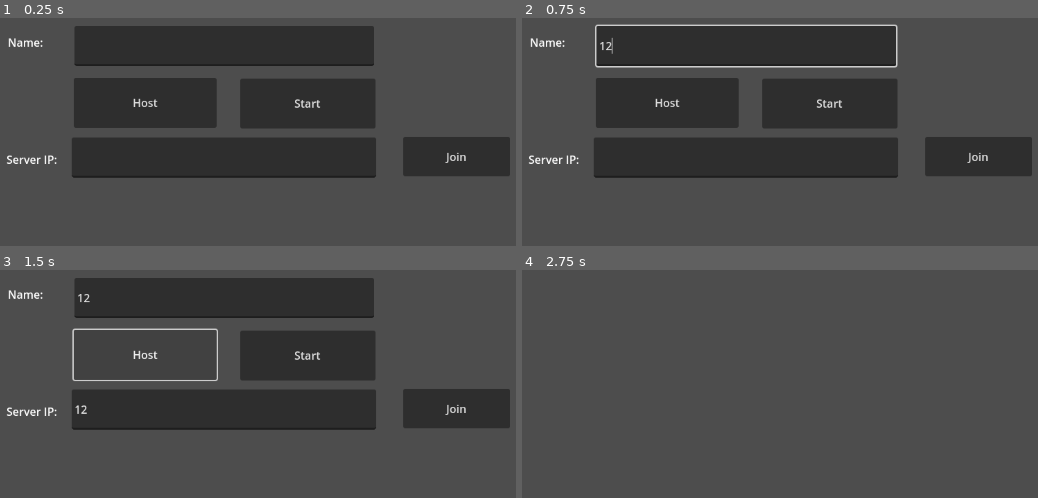
Above: before the commit, frames 1-4 (two rows, left to right).
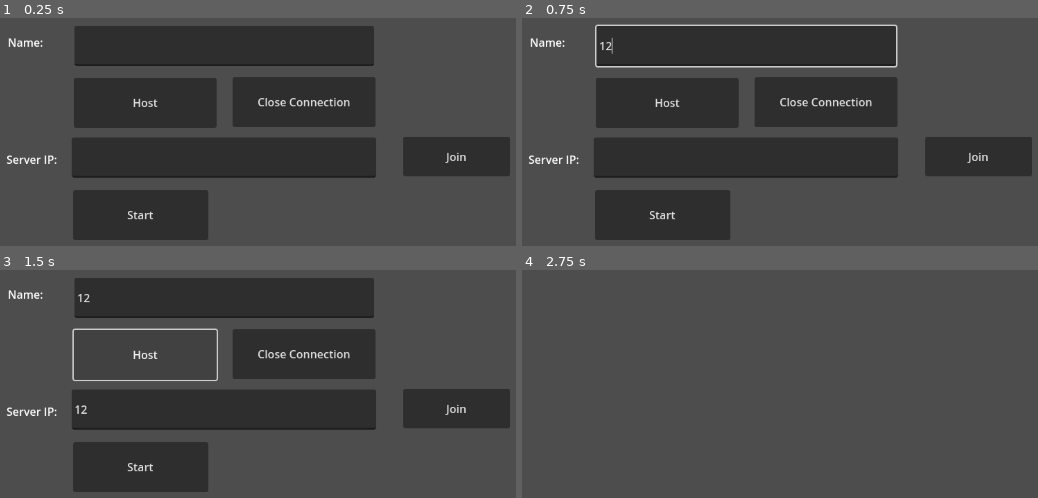
Above: after the commit, the same moments.

Repository: bsibb22/SwampHacks-X
Game: Godot game, scene res://MultiplayerControl.tscn
Same seed, same stepped clock (60 frames per second), same inputs: the game is played once before the commit and once after it. This scene is started directly instead of the project's main scene.
Inputs (mouse positions are in pixels of both pictures, inside the frame that each line leads up to):
- Up to frame 1 (0.25 s): no input
- Up to frame 2 (0.75 s): click (743, 45) at 0.52 s; type "12" at 0.6 s
- Up to frame 3 (1.5 s): click (221, 409) at 0.75 s; type "12" at 0.83 s; click "Host" at 1.25 s
- Up to frame 4 (2.75 s): click "Start" at 2 s

The runs differ from the first frame. In frame 1, 6.6% of the frame differs, in the area x 14-73%, y 25-98%; in frame 2, 6.6%; in frame 3, 6.6%; in frame 4, nothing differs.

Commit message:
Can close server
As the title says

Diff:
--- a/MultiplayerControl.tscn
+++ b/MultiplayerControl.tscn
@@ -29,10 +29,10 @@
 
 [node name="Start" type="Button" parent="."]
 layout_mode = 0
-offset_left = 616.0
-offset_top = 138.0
-offset_right = 811.0
-offset_bottom = 210.0
+offset_left = 375.0
+offset_top = 299.0
+offset_right = 570.0
+offset_bottom = 371.0
 text = "Start"
 
 [node name="LineEdit" type="LineEdit" parent="."]
@@ -64,11 +64,19 @@
 text = "Server IP:"
 
 [node name="Label3" type="Label" parent="."]
-offset_left = 274.0
-offset_top = 320.0
-offset_right = 334.0
-offset_bottom = 346.0
+offset_left = 286.0
+offset_top = 422.0
+offset_right = 346.0
+offset_bottom = 448.0
+
+[node name="Close" type="Button" parent="."]
+offset_left = 605.0
+offset_top = 136.0
+offset_right = 811.0
+offset_bottom = 208.0
+text = "Close Connection"
 
 [connection signal="button_down" from="Host" to="." method="_on_host_button_down"]
 [connection signal="button_down" from="Join" to="." method="_on_join_button_down"]
 [connection signal="button_down" from="Start" to="." method="_on_start_button_down"]
+[connection signal="button_down" from="Close" to="." method="_on_close_button_down"]
--- a/MultiplayerController.gd
+++ b/MultiplayerController.gd
@@ -4,6 +4,7 @@
 @export var port = 8910
 var peer
 var joined = false
+var hosting = false
 
 # Called when the node enters the scene tree for the first time.
 func _ready() -> void:
@@ -51,15 +52,19 @@
 			SendPlayerInformation.rpc(GameManager.Players[i].name, i)
 
 func _on_host_button_down() -> void:
-	peer = ENetMultiplayerPeer.new()
-	var error = peer.create_server(port, 8)
-	if error != OK:
-		print("Cannot host: " + str(error))
-		return
-	peer.get_host().compress(ENetConnection.COMPRESS_RANGE_CODER)
-	multiplayer.set_multiplayer_peer(peer)
-	print("Waiting for Players")
-	SendPlayerInformation($LineEdit.text, multiplayer.get_unique_id())
+	if !hosting:
+		peer = ENetMultiplayerPeer.new()
+		var error = peer.create_server(port, 8)
+		if error != OK:
+			print("Cannot host: " + str(error))
+			return
+		peer.get_host().compress(ENetConnection.COMPRESS_RANGE_CODER)
+		multiplayer.set_multiplayer_peer(peer)
+		print("Waiting for Players")
+		SendPlayerInformation($LineEdit.text, multiplayer.get_unique_id())
+		hosting = true
+	else:
+		$Label3.text = "Already hosting"
 	pass # Replace with function body.
 
 
@@ -89,3 +94,16 @@
 		print("Name: " + GameManager.Players[i].name + " ID: " + str(GameManager.Players[i].id))
 	StartGame.rpc()
 	pass # Replace with function body.
+
+
+func _on_close_button_down() -> void:
+	if multiplayer.is_server():
+		$Label3.text = "No longer hosting"
+	else:
+		$Label3.text = "Host is no longer hosting"
+	for i in GameManager.Players:
+		multiplayer.multiplayer_peer.disconnect_peer(GameManager.Players[i].id)
+	GameManager.Players.clear()
+	multiplayer.set_multiplayer_peer(null)
+	hosting = false
+	pass # Replace with function body.
